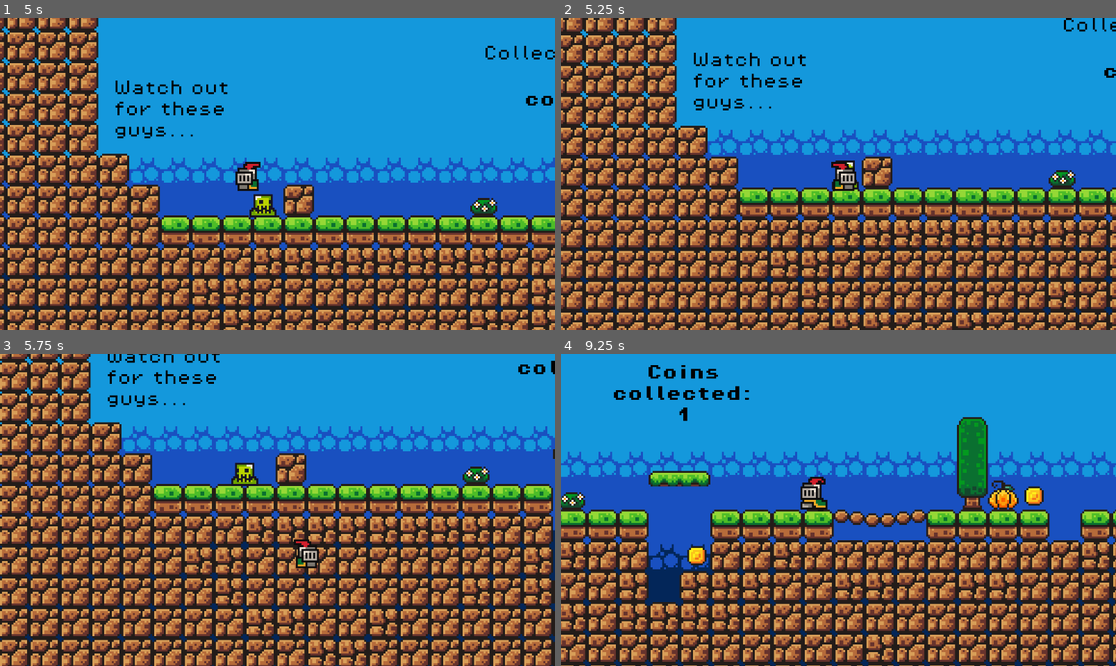
Above: before the commit, frames 1-4 (two rows, left to right).
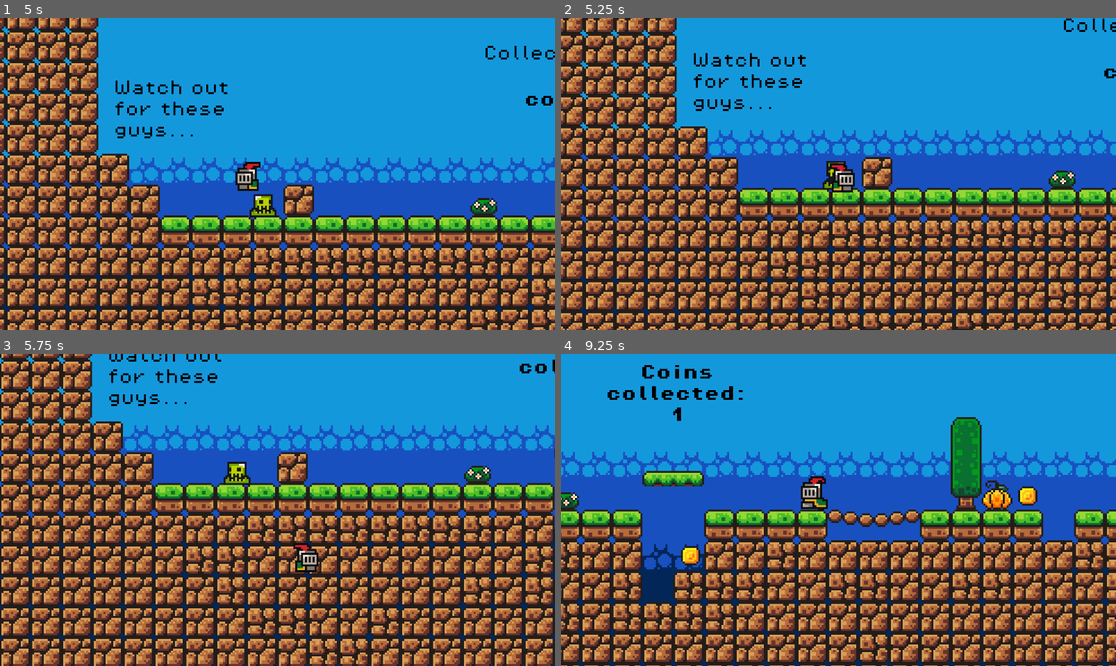
Above: after the commit, the same moments.

Repository: CrimsonCloak/KnightGuy
Game: Godot game, scene res://Scenes/menu.tscn
Same seed, same stepped clock (60 frames per second), same inputs: the game is played once before the commit and once after it.
Inputs:
- Up to frame 1 (5 s): click "Start" at 0.5 s; hold D (Move_right) 1.28-2.78 s; tap Up (Jump) at 1.52, 2.27, 3.77, 4.52 s; hold Left (Move_left) from 2.78 s (still down)
- Up to frame 2 (5.25 s): release Left (Move_left) at 5.03 s; hold D (Move_right) from 5.03 s (still down)
- Up to frame 3 (5.75 s): keep holding D (Move_right); tap Up (Jump) at 5.27 s
- Up to frame 4 (9.25 s): tap Up (Jump) at 6.77, 7.52, 8.27 s; release D (Move_right) at 8.78 s; hold Left (Move_left) from 8.78 s (still down)

Frame 1 is identical in both runs. In frame 2, 11% of the frame differs, in the area x 0-100%, y 0-100%; in frame 3, 37%; in frame 4, 41%, in the area x 0-100%, y 3-100%.

Commit message:
Fix bug where slime raycast acknowledges player collision

Diff:
--- a/Scenes/player.tscn
+++ b/Scenes/player.tscn
@@ -172,7 +172,7 @@
 radius = 5.09902
 
 [node name="Player" type="CharacterBody2D"]
-collision_layer = 3
+collision_layer = 2
 script = ExtResource("1_7dwqw")
 
 [node name="AnimatedSprite2D" type="AnimatedSprite2D" parent="."]
--- a/Scripts/slime_enemy.gd
+++ b/Scripts/slime_enemy.gd
@@ -10,10 +10,12 @@
 # Called every frame. 'delta' is the elapsed time since the previous frame.
 func _process(delta):
 	# When hits a wall on the right side, turn direction to left and flip sprite
+	raycast_right.set_collision_mask_value(2, false)
 	if raycast_right.is_colliding():
 			direction = -1
 			animated_sprite.flip_h = true
 # When hits a wall on the left side, turn direction to right and flip sprite
+	raycast_left.set_collision_mask_value(2, false)
 	if raycast_left.is_colliding():
 			direction = 1
 			animated_sprite.flip_h = false
